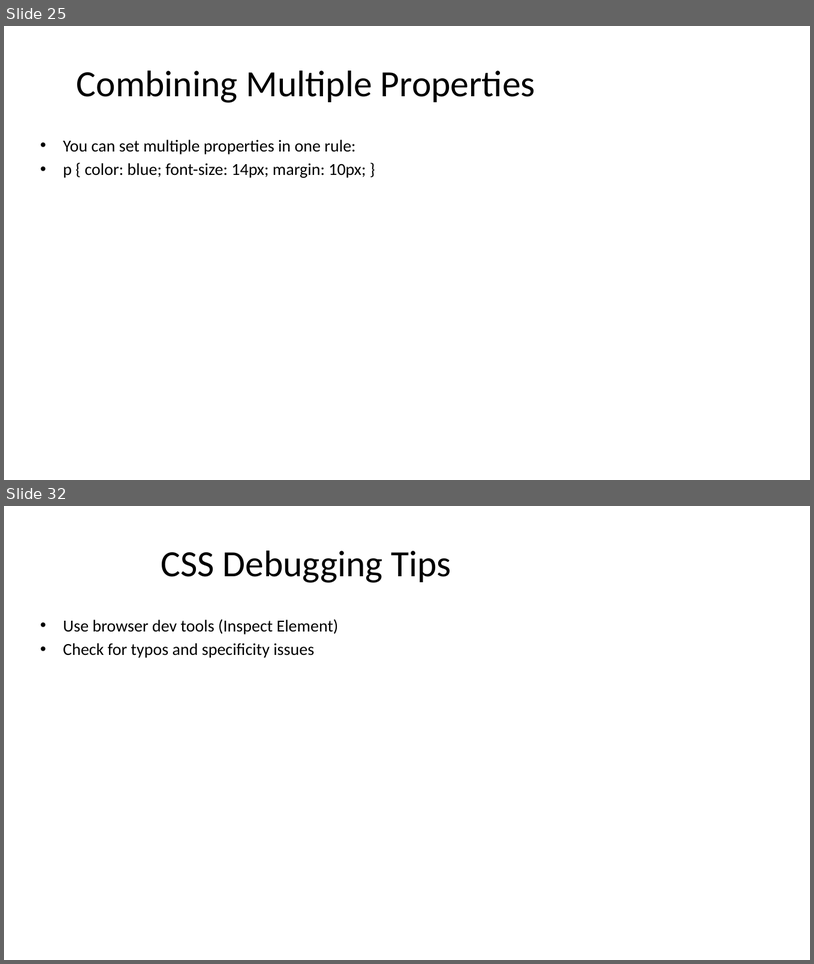
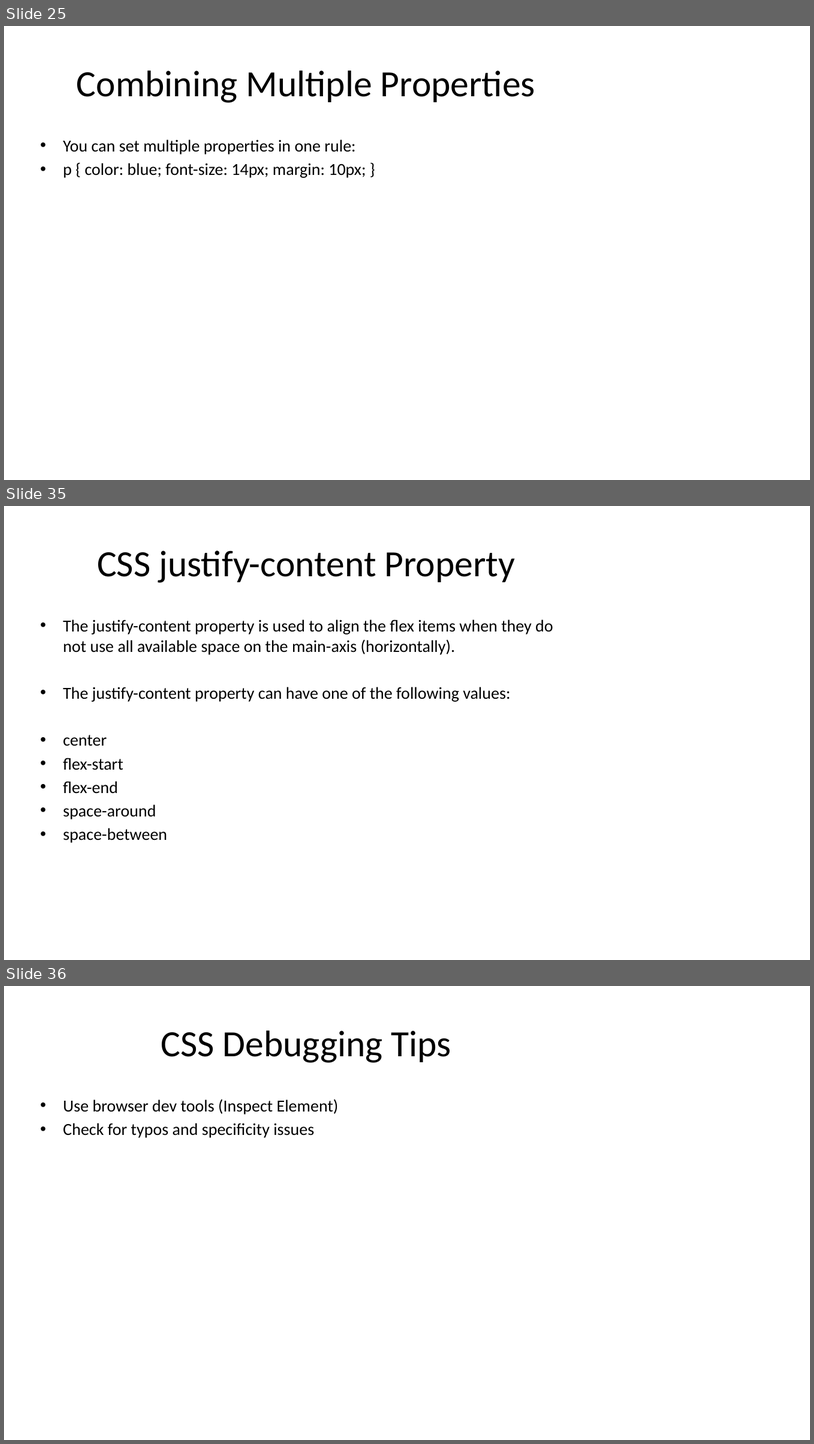
Before and after one commit to gauravog7/Intro-to-Web-Tech, a slide deck: CSS_Unit_2.pptx. Shown one above the other, each under a label of ours: slides 25 and 32 before the commit, slides 25, 35 and 36 after it; the slides between them are not shown. The pictures are 814x964 and 814x1444 pixels, drawn with LibreOffice and Linux fonts; fonts in the diff are those of the drawing. Boxes give left, top, right and bottom in pixels: in the first picture for what was removed or moved away, otherwise in the second. Text is boxed around its words. In the diff, an @@ line names an element or a change of style, - is before the commit and + after.

```diff
--- a/CSS_Unit_2.pptx
+++ b/CSS_Unit_2.pptx
@@ slide 35 added at [4, 506, 810, 960], background #FFFFFF @@
@@ title added at [97, 550, 516, 583], 44 pt, text #000000 @@
+CSS justify-content Property
@@ text added at [63, 619, 553, 843], 20 pt, text #000000 @@
+• The justify-content property is used to align the flex items when they do not use all available space on the main-axis (horizontally).
+• The justify-content property can have one of the following values:
+• center
+• flex-start
+• flex-end
+• space-around
+• space-between
@@ what was slide 32 is now slide 36 @@
```
Also in this commit, not shown: 3 slides changed, 6 other slides added, 7 slides removed.
